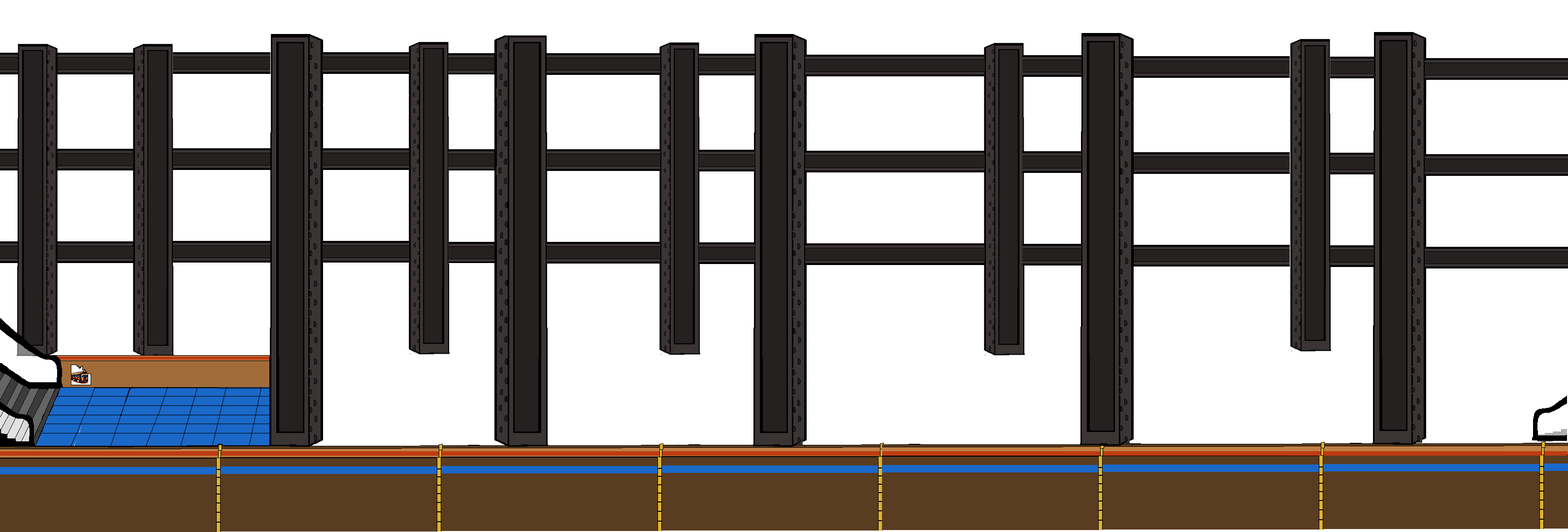
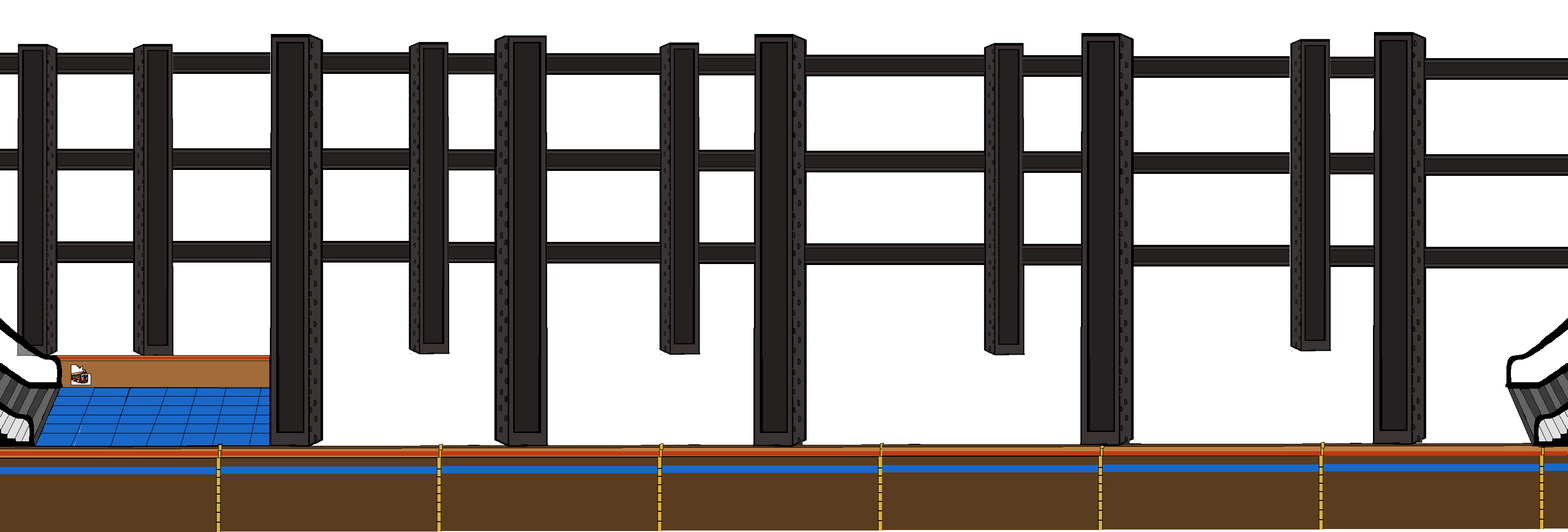
The second (1568, 532) image is a revision of the first. Changes to its layers:
added group "subWayDoor right" with 2 layers above "subWayDoor left" over [1505, 318, 1568, 448]
added layer "bottomGlass #2" (81%) in group "subWayDoor right" over [1538, 409, 1568, 442]
added layer "subwayEntranceDoor #5" in group "subWayDoor right" over [1505, 318, 1568, 448]
